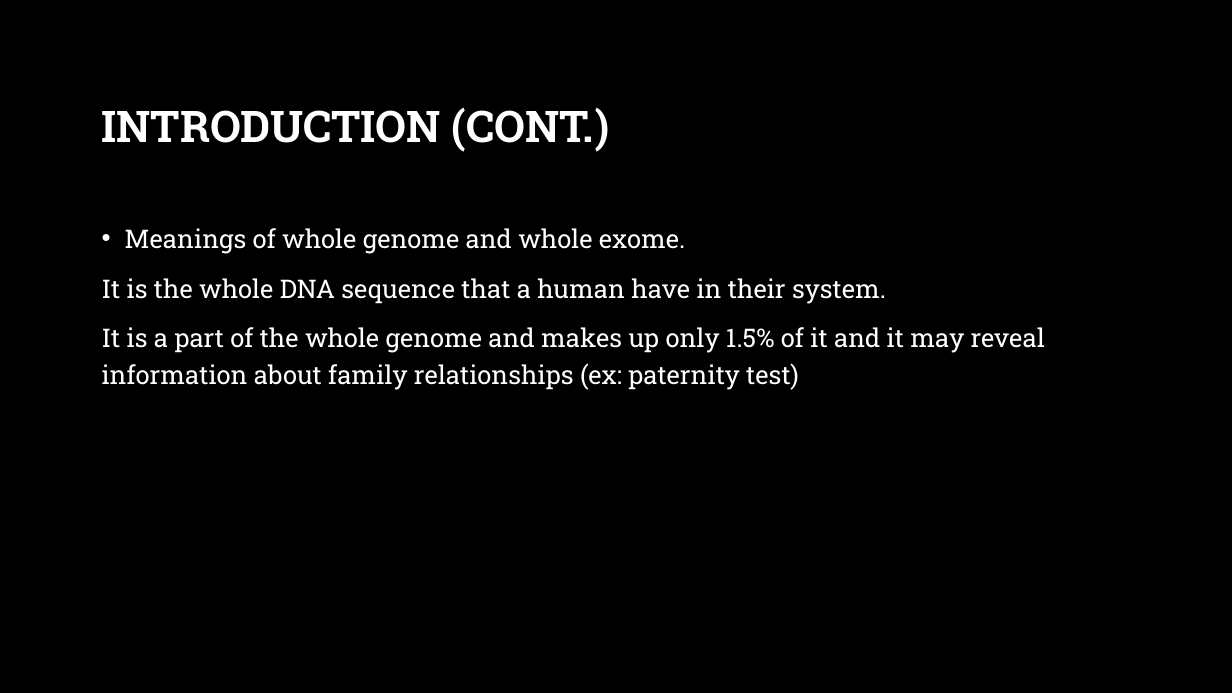
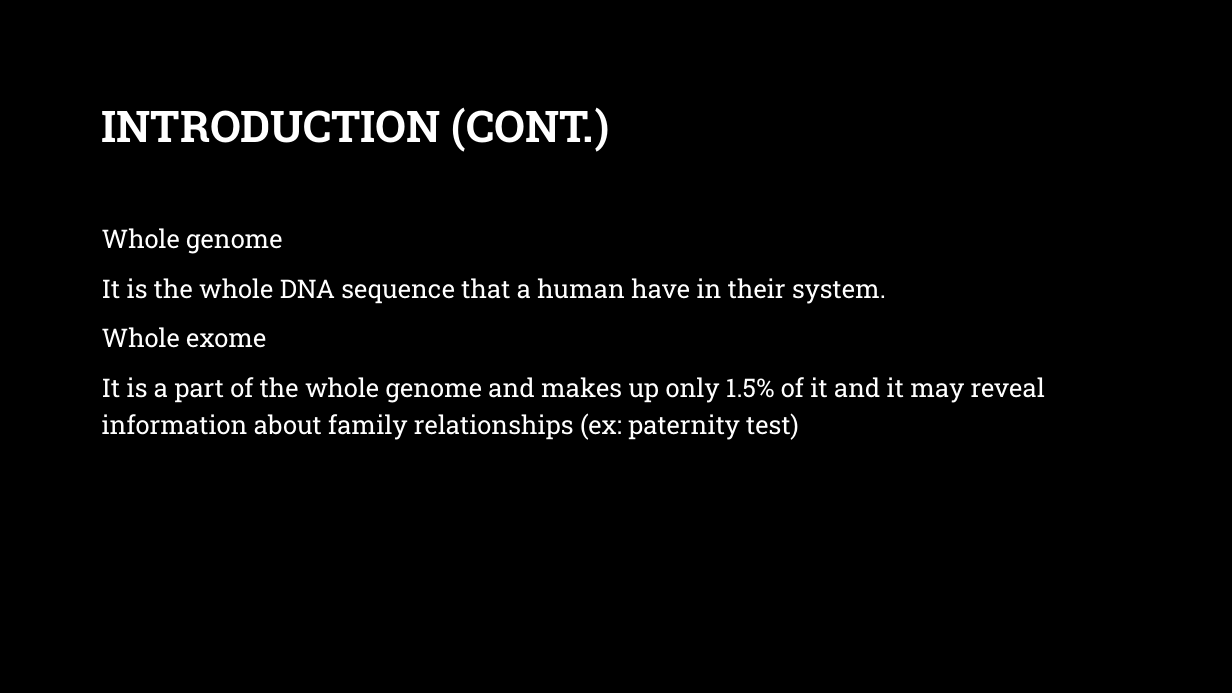
Before and after one commit to YoussifAssem/Genatac, a slide deck: slide 4 of E-Genetics/presentations/Genetics.pptx. Drawn at 1232x693 pixels with LibreOffice and Linux fonts; fonts in the diff are those of the drawing; background and template pictures are left out. Boxes give left, top, right and bottom in pixels: in the first picture for what was removed or moved away, otherwise in the second. Text is boxed around its words. In the diff, an @@ line names an element or a change of style, - is before the commit and + after.

```diff
--- a/E-Genetics/presentations/Genetics.pptx
+++ b/E-Genetics/presentations/Genetics.pptx
@@ text at <box>102,228,283,254</box>: text changed @@
-• Meanings of whole genome and whole exome.
+Whole genome
@@ text at <box>102,327,266,348</box>: paragraph added @@
+Whole exome
```
Also in this commit, not shown: 8 other slides changed, 2 slides added, 1 slide removed.
